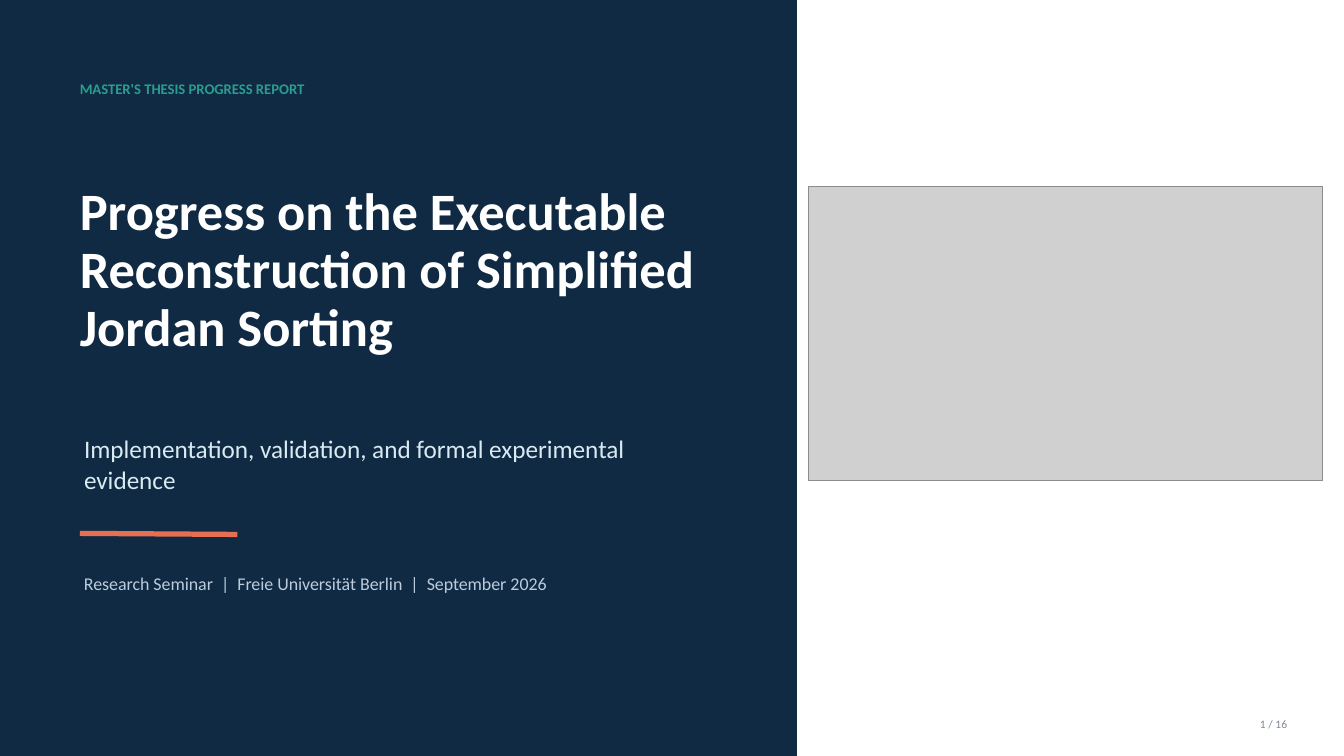
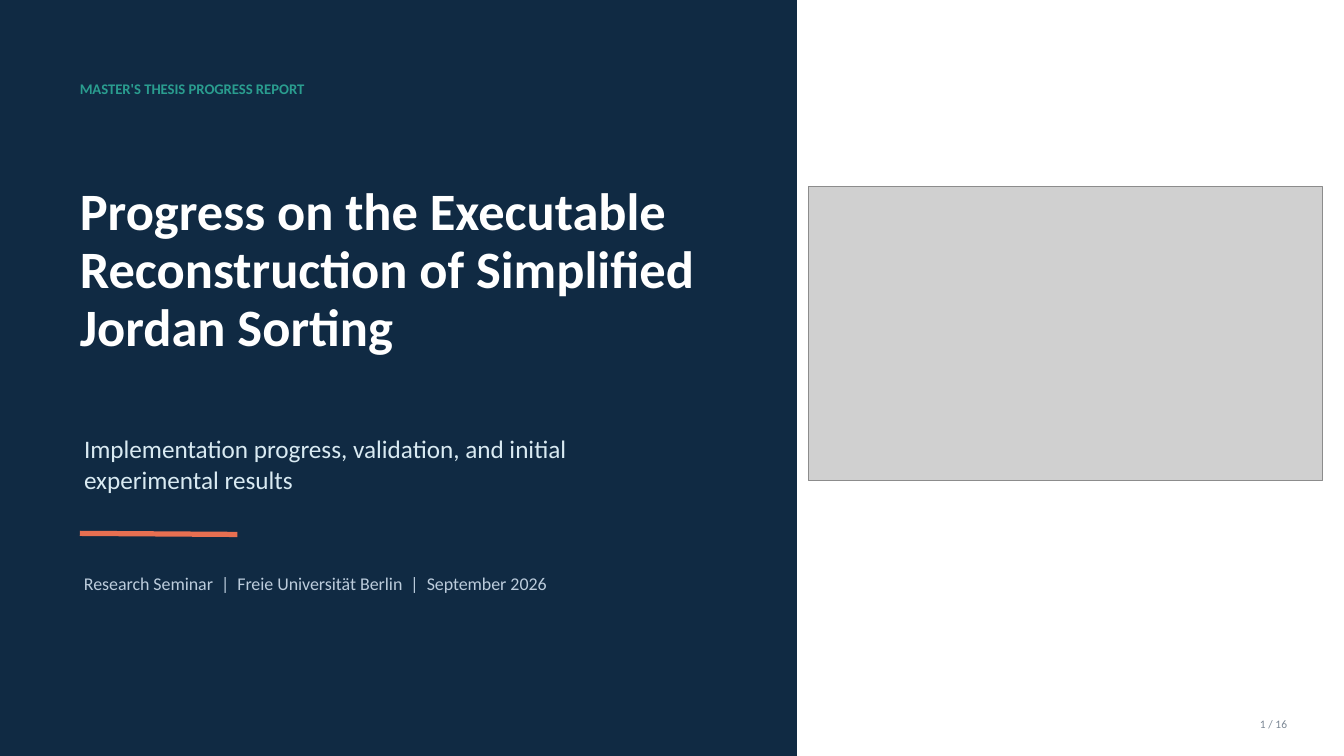
Before and after one commit to YixueWang983/jordan-sorting, a slide deck: slide 1 of presentations/progress_report/Jordan_Sorting_Progress_Report.pptx. Drawn at 1344x756 pixels with LibreOffice and Linux fonts; fonts in the diff are those of the drawing; grey boxes stand for pictures. Boxes give left, top, right and bottom in pixels: in the first picture for what was removed or moved away, otherwise in the second. Text is boxed around its words. In the diff, an @@ line names an element or a change of style, - is before the commit and + after.

```diff
--- a/presentations/progress_report/Jordan_Sorting_Progress_Report.pptx
+++ b/presentations/progress_report/Jordan_Sorting_Progress_Report.pptx
@@ text at [84,440,566,493]: text changed @@
-Implementation, validation, and formal experimental evidence
+Implementation progress, validation, and initial experimental results
```
Also in this commit, not shown: 1 other slide changed, 3 other files.
